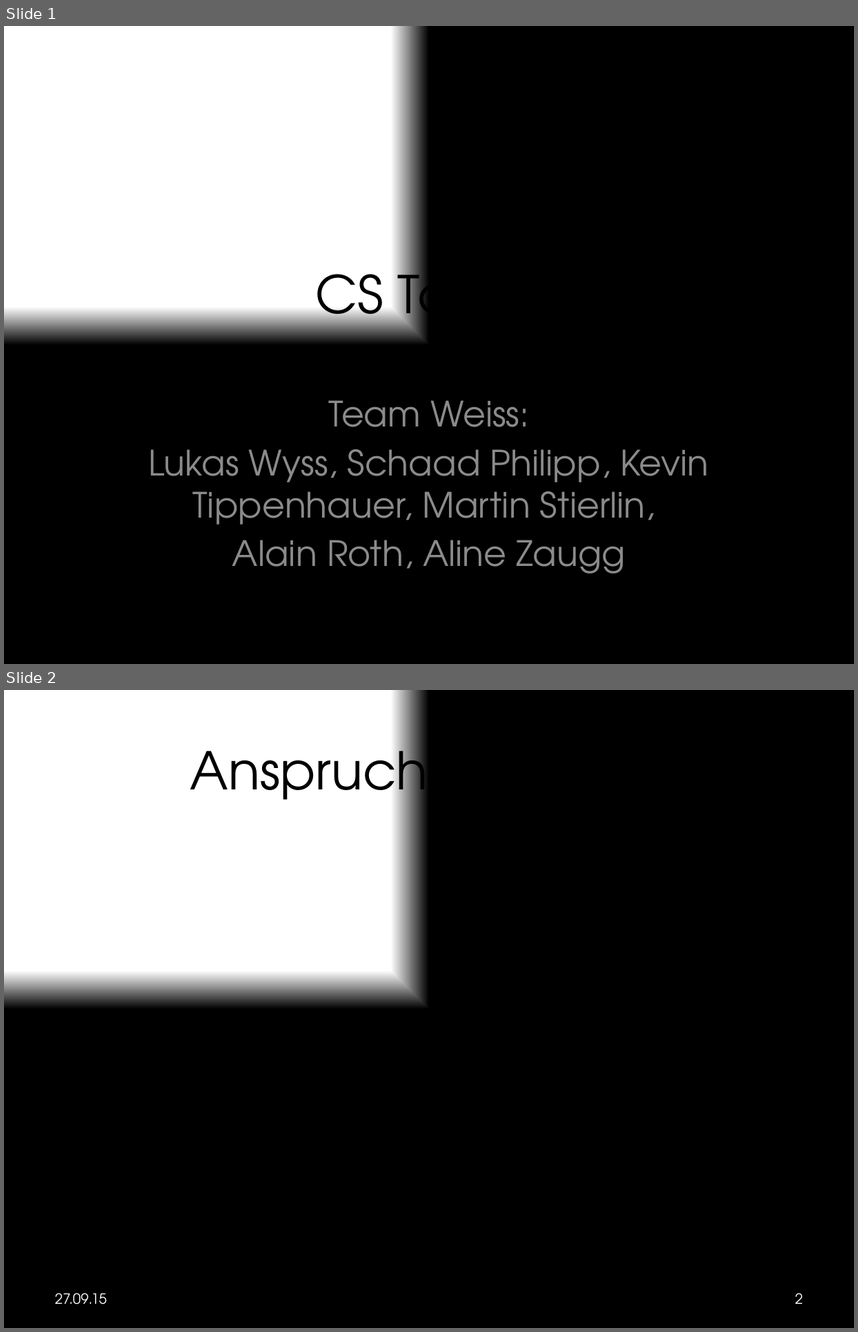
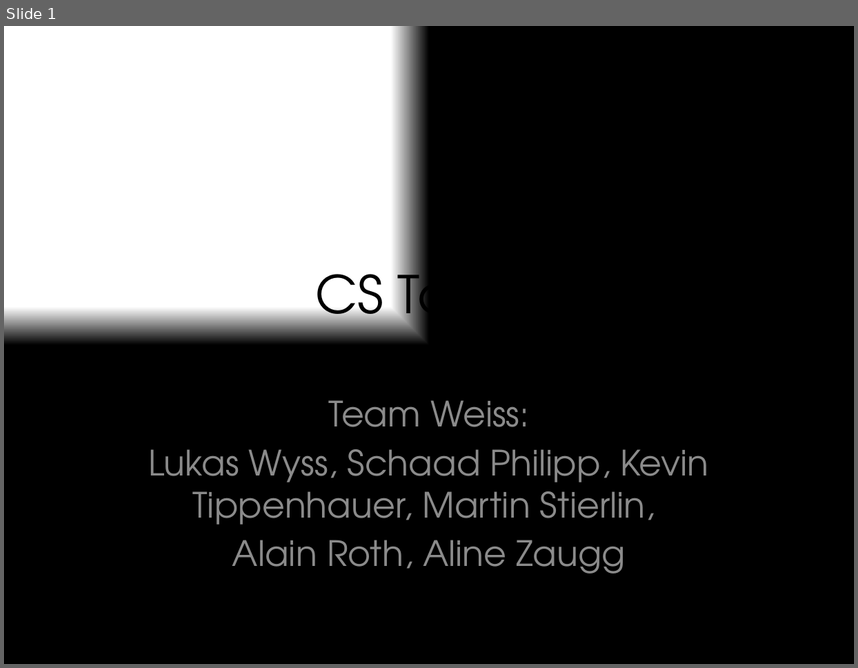
Before and after one commit to k-tipp/ch.bfh.btx8081.w2015.weiss, a slide deck: doc/CS1_Task1/Presentation_CS1_Task1.pptx. Shown one above the other, each under a label of ours: slides 1 and 2 before the commit, slide 1 after it. The pictures are 858x1332 and 858x668 pixels, drawn with LibreOffice and Linux fonts; fonts in the diff are those of the drawing. Boxes give left, top, right and bottom in pixels: in the first picture for what was removed or moved away, otherwise in the second. Text is boxed around its words. In the diff, an @@ line names an element or a change of style, - is before the commit and + after.

```diff
--- a/doc/CS1_Task1/Presentation_CS1_Task1.pptx
+++ b/doc/CS1_Task1/Presentation_CS1_Task1.pptx
@@ slide 2 removed at (4, 690, 854, 1328), background gradient #FFFFFF to #000000 @@
@@ title removed at (190, 735, 668, 813) @@
-Anspruchsgruppen
@@ text removed at (55, 1292, 107, 1304) @@
-27.09.15
@@ page number removed at (795, 1292, 803, 1303) @@
-2
```
Also in this commit, not shown: 7 slides added, 1 other slide removed.
